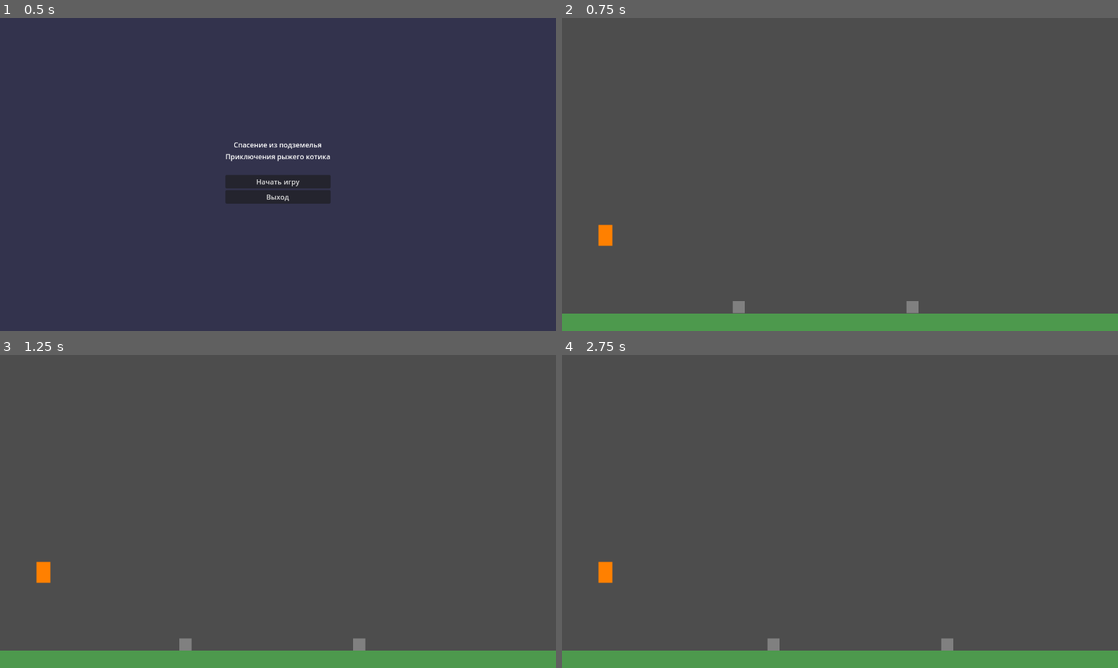
Above: before the commit, frames 1-4 (two rows, left to right).
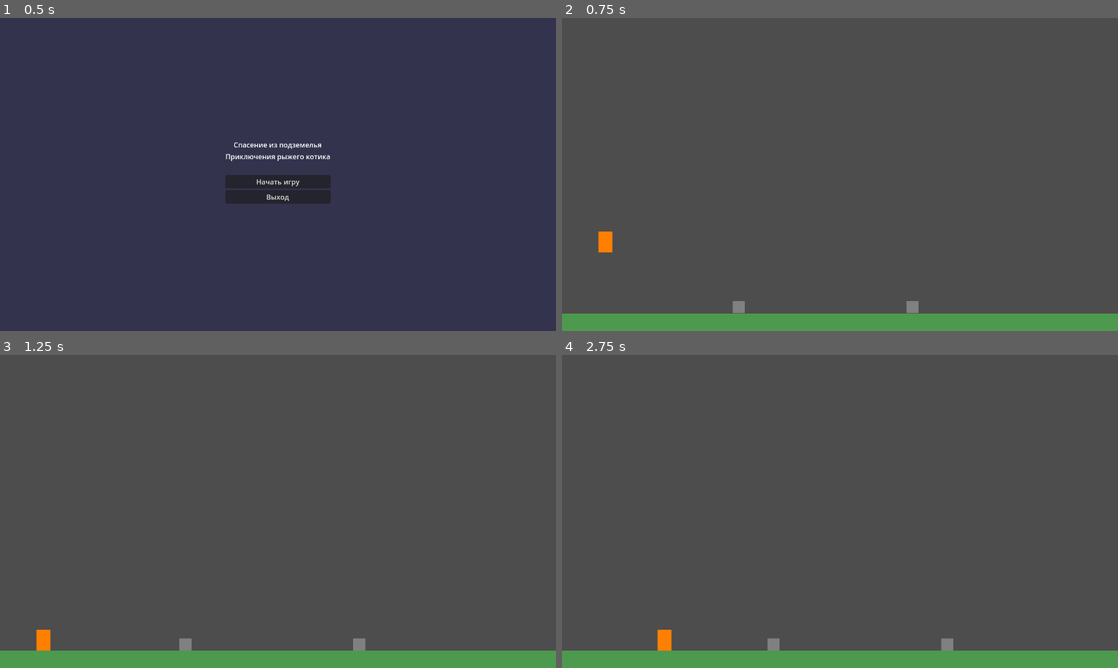
Above: after the commit, the same moments.

Repository: SBC69/test-repo123
Game: Godot game, scene res://scenes/MainMenu.tscn
Same seed, same stepped clock (60 frames per second), same inputs: the game is played once before the commit and once after it.
Inputs:
- Up to frame 1 (0.5 s): no input
- Up to frame 2 (0.75 s): click "Начать игру" at 0.5 s
- Up to frame 3 (1.25 s): no input
- Up to frame 4 (2.75 s): hold D (move_right) from 1.28 s (still down); tap F (attack) at 1.35, 2.1 s; tap Space (jump) at 1.52, 2.27 s

Frame 1 is identical in both runs. In frame 2, 0.1% of the frame differs, in the area x 6-10%, y 66-75%; in frame 3, 0.4%, in the area x 6-10%, y 66-95%; in frame 4, 0.4%.
Error before the commit: Parse Error: Expression is of type "Node2D" so it can't be of type "ColorRect". (res://scripts/Player.gd:131)
Error after the commit: Trying to assign value of type 'ColorRect' to a variable of type 'Node2D'. (res://scripts/Player.gd:44)

Commit message:
Исправление проверки типа: использование has_method вместо оператора is

Diff:
--- a/scripts/Player.gd
+++ b/scripts/Player.gd
@@ -40,7 +40,7 @@
 var facing_right: bool = true
 var gravity: float = ProjectSettings.get_setting("physics/2d/default_gravity")
 
-# Ссылки на узлы (Node2D совместим с ColorRect и Sprite2D)
+# Ссылки на узлы
 @onready var sprite: Node2D = $Sprite2D
 @onready var attack_area: Area2D = $AttackArea
 
@@ -128,10 +128,12 @@
 	"""Отзеркаливание персонажа"""
 	if sprite:
 		# Для ColorRect используем scale.x, для Sprite2D - flip_h
-		if sprite is ColorRect:
+		if sprite.has_method("set_flip_h"):
+			# Это Sprite2D
+			sprite.set("flip_h", not facing_right)
+		else:
+			# Это ColorRect или другой Node2D
 			sprite.scale.x = -1 if not facing_right else 1
-		elif sprite is Sprite2D:
-			sprite.flip_h = not facing_right
 
 	if attack_area:
 		attack_area.scale.x = 1 if facing_right else -1
@@ -151,7 +153,9 @@
 
 	# Визуальная обратная связь
 	if sprite:
-		sprite.scale = Vector2(1.3, 1.3) if facing_right else Vector2(-1.3, 1.3)
+		var current_scale_x = sprite.scale.x
+		var scale_direction = 1 if current_scale_x >= 0 else -1
+		sprite.scale = Vector2(1.3 * scale_direction, 1.3)
 
 	await get_tree().create_timer(attack_duration).timeout
 	_end_attack()
@@ -167,7 +171,8 @@
 		attack_area.monitoring = false
 
 	if sprite:
-		sprite.scale = Vector2(1, 1) if facing_right else Vector2(-1, 1)
+		var scale_direction = 1 if facing_right else -1
+		sprite.scale = Vector2(scale_direction, 1)
 
 func take_damage(damage: int) -> void:
 	"""Получение урона"""
